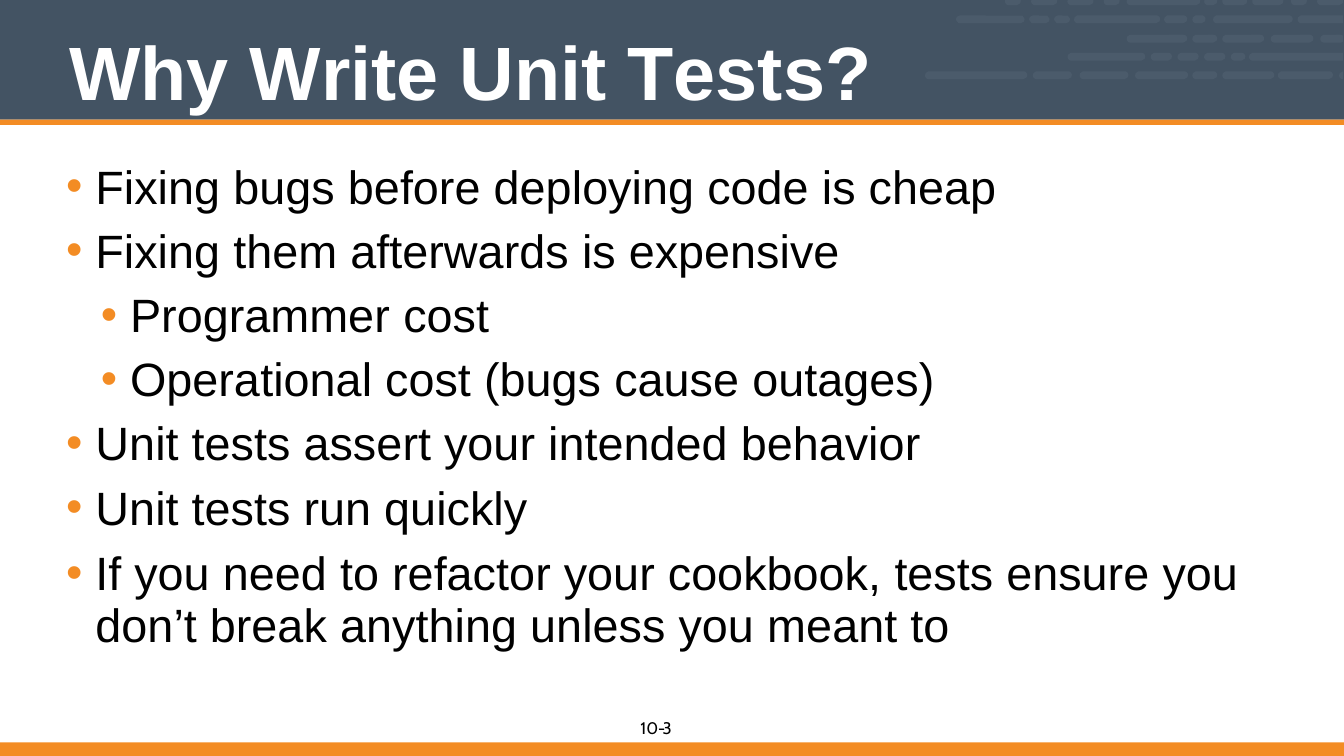
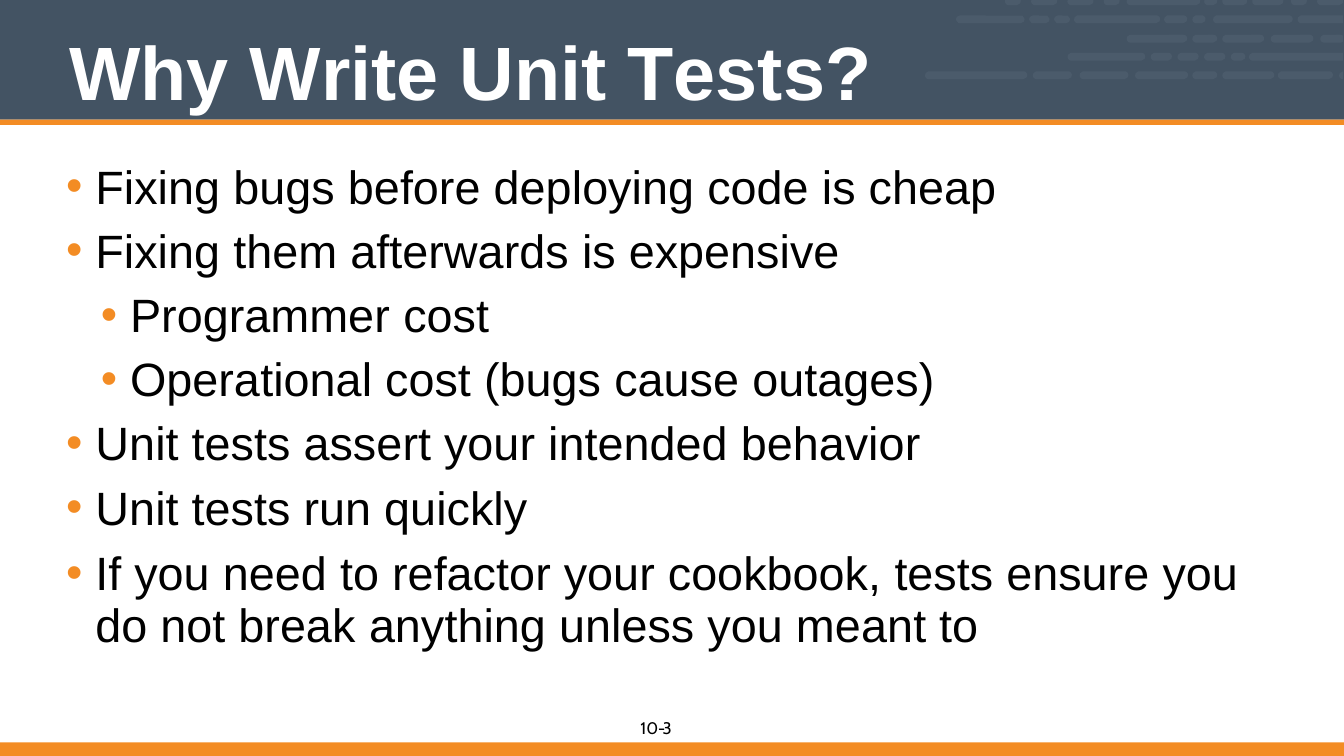
Before and after one commit to vinyar/chef-intermediate, a slide deck: slide 3 of Modules/10-introduction_to_chefspec.pptx. Drawn at 1344x756 pixels with LibreOffice and Linux fonts; fonts in the diff are those of the drawing. Boxes give left, top, right and bottom in pixels: in the first picture for what was removed or moved away, otherwise in the second. Text is boxed around its words. In the diff, an @@ line names an element or a change of style, - is before the commit and + after.

Commit message:
Updated Introduction to ChefSpect (Module 10)
* Updated all the code formatting to ensure it was consistent between slides
* Updated to have a let in the example

```diff
--- a/Modules/10-introduction_to_chefspec.pptx
+++ b/Modules/10-introduction_to_chefspec.pptx
@@ text at [95,556,1238,652]: text changed @@
-• If you need to refactor your cookbook, tests ensure you don’t break anything unless you meant to
+• If you need to refactor your cookbook, tests ensure you do not break anything unless you meant to
```
Also in this commit, not shown: 8 other slides changed.
